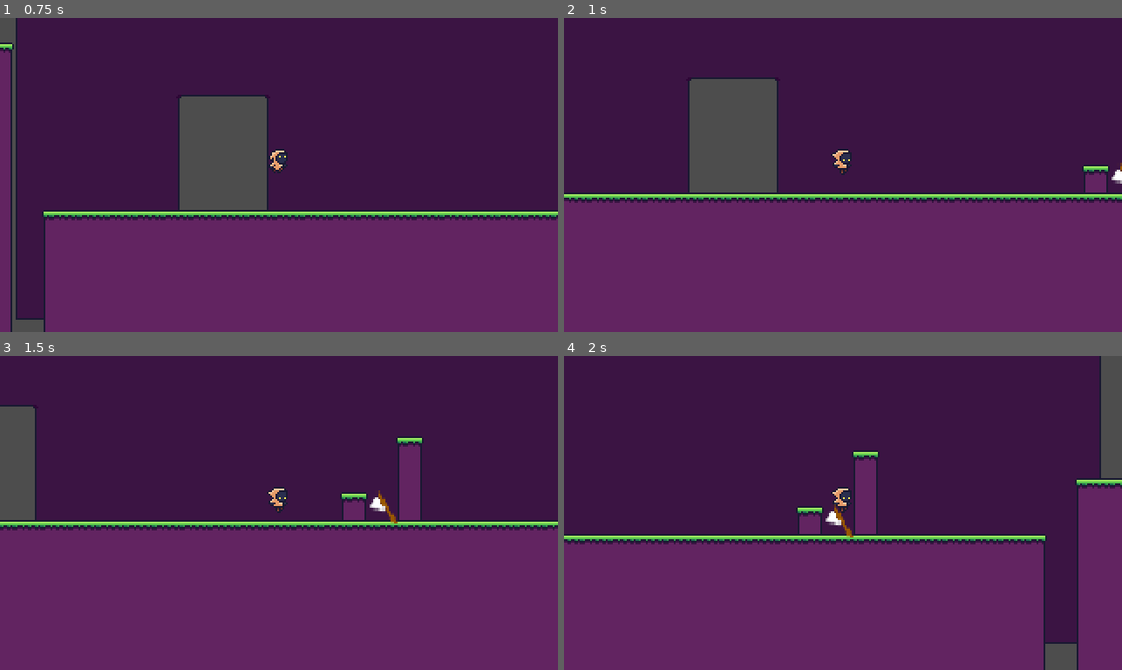
Above: before the commit, frames 1-4 (two rows, left to right).
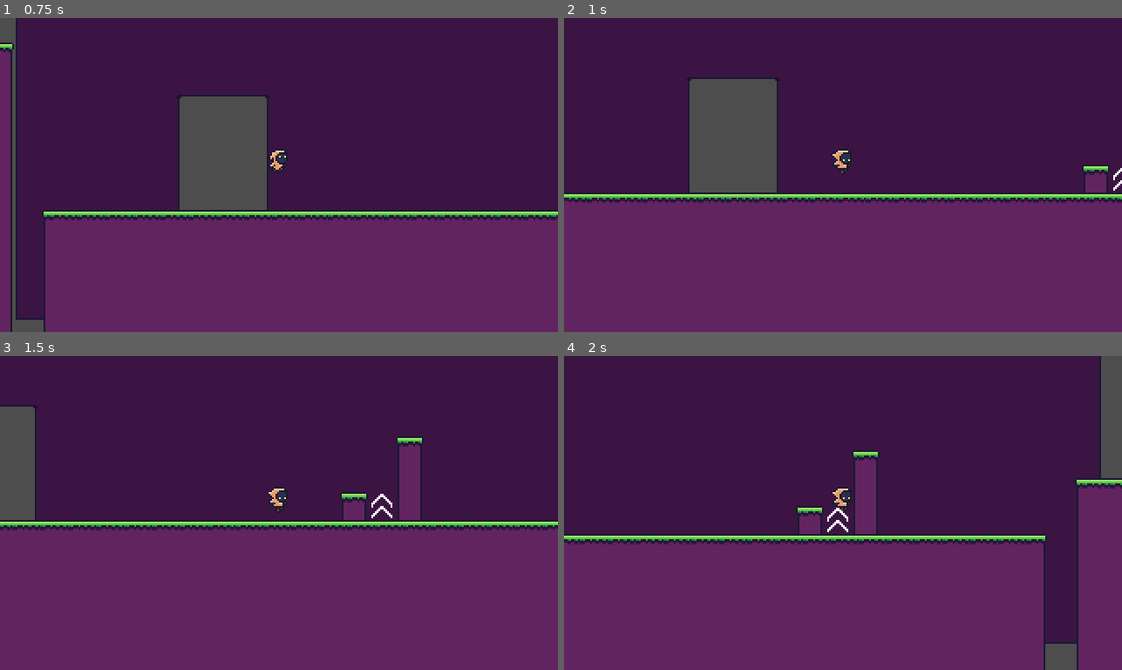
Above: after the commit, the same moments.

Repository: roquesystemexe/aril-and-iram
Game: Godot game, scene res://Scenes/Levels/TestLevel.tscn
The game is run twice, just before and just after one commit, with the same random seed, the same clock (stepped at 60 frames per second) and the same inputs.
Inputs:
- Up to frame 1 (0.75 s): hold D (move_right) from 0.53 s (still down); tap Space (jump) at 0.6 s
- Up to frame 2 (1 s): keep holding D (move_right); tap Space (jump) at 0.77 s
- Up to frame 3 (1.5 s): keep holding D (move_right); tap Space (jump) at 1.07 s; tap Q (dash) at 1.35 s
- Up to frame 4 (2 s): keep holding D (move_right); tap Space (jump) at 1.52, 1.55, 1.82 s

Frame 1 is identical in both runs. In frame 2, less than 0.1% of the frame differs, in the area x 98-100%, y 46-55%; in frame 3, 0.2%, in the area x 66-72%, y 42-54%; in frame 4, 0.2%.

Commit message:
Changed Double Jump sprite

Diff:
--- a/Scenes/Levels/TestLevel.tscn
+++ b/Scenes/Levels/TestLevel.tscn
@@ -203,10 +203,13 @@
 tile_set = SubResource("TileSet_shgkq")
 
 [node name="Amogus" parent="." unique_id=1615660308 instance=ExtResource("8_1mv4x")]
-position = Vector2(682, 58)
+position = Vector2(682, 57)
 
 [node name="player" parent="." unique_id=705346385 instance=ExtResource("3_o0omn")]
 position = Vector2(-1, 16)
+
+[node name="DoubleJumpAbil" parent="." unique_id=65691463 instance=ExtResource("6_dqpvo")]
+position = Vector2(216, 8)
 
 [node name="KillBox" parent="." unique_id=499233768 instance=ExtResource("4_iuug4")]
 visible = false
@@ -221,9 +224,6 @@
 [node name="Checkpoint" parent="." unique_id=1838223352 instance=ExtResource("5_o0omn")]
 position = Vector2(751, -150)
 
-[node name="DoubleJumpAbil" parent="." unique_id=65691463 instance=ExtResource("6_dqpvo")]
-position = Vector2(215, 8)
-
 [node name="Checkpoint2" parent="." unique_id=956439843 instance=ExtResource("5_o0omn")]
 position = Vector2(1366, -262)
 
--- a/Scenes/StaticPowerups/double_jump_abil.tscn
+++ b/Scenes/StaticPowerups/double_jump_abil.tscn
@@ -1,21 +1,22 @@
 [gd_scene format=3 uid="uid://davlmgltpvs6r"]
 
 [ext_resource type="Script" uid="uid://0taf4gkrh228" path="res://Scenes/StaticPowerups/double_jump_abil.gd" id="1_5x3b8"]
-[ext_resource type="Texture2D" uid="uid://c1dmb4sankkdb" path="res://Assets/checkpoint.png" id="1_bg7yj"]
+[ext_resource type="Texture2D" uid="uid://bco2jfs3jmyia" path="res://Sprites/double-jump.png" id="2_5x3b8"]
 
 [sub_resource type="RectangleShape2D" id="RectangleShape2D_dh8xo"]
+size = Vector2(12, 13.875)
 
 [node name="DoubleJumpAbil" type="Area2D" unique_id=65691463]
 script = ExtResource("1_5x3b8")
 
 [node name="CollisionShape2D" type="CollisionShape2D" parent="." unique_id=1382840814]
-visible = false
+position = Vector2(0, -0.0625)
 shape = SubResource("RectangleShape2D_dh8xo")
 
 [node name="Sprite2D" type="Sprite2D" parent="." unique_id=1060560686]
+texture_filter = 1
 position = Vector2(-0.061781093, -2.842171e-14)
-scale = Vector2(-1.2528006, 1.25)
-texture = ExtResource("1_bg7yj")
+texture = ExtResource("2_5x3b8")
 
 [node name="RichTextLabel" type="RichTextLabel" parent="." unique_id=640403403]
 visible = false
Binary file added: Sprites/double-jump.png
Not shown, added: Sprites/double-jump.png.import
